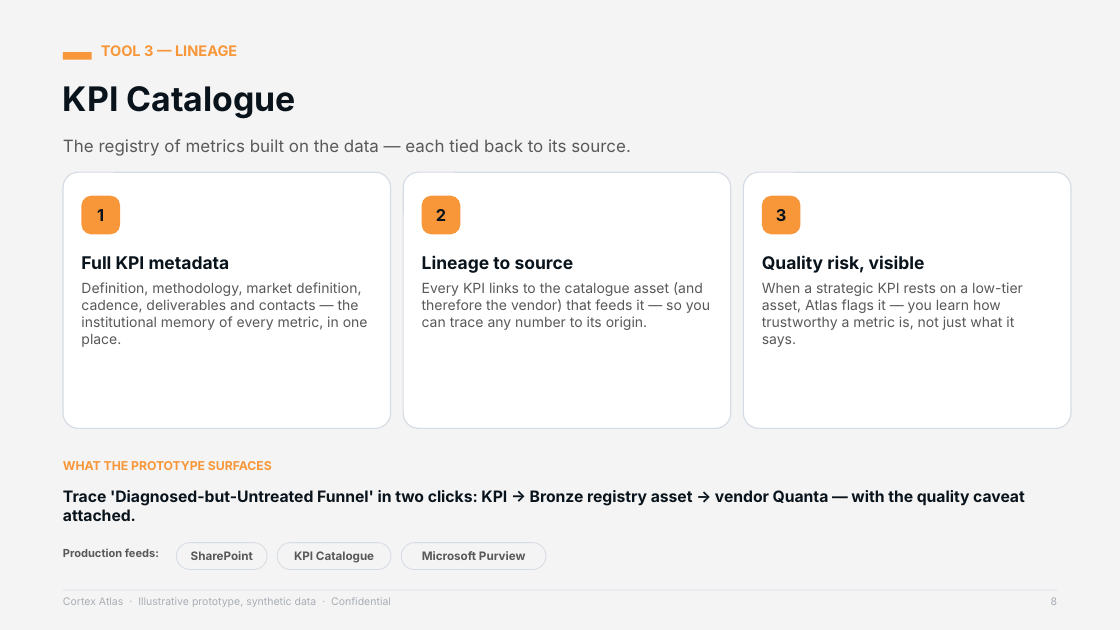
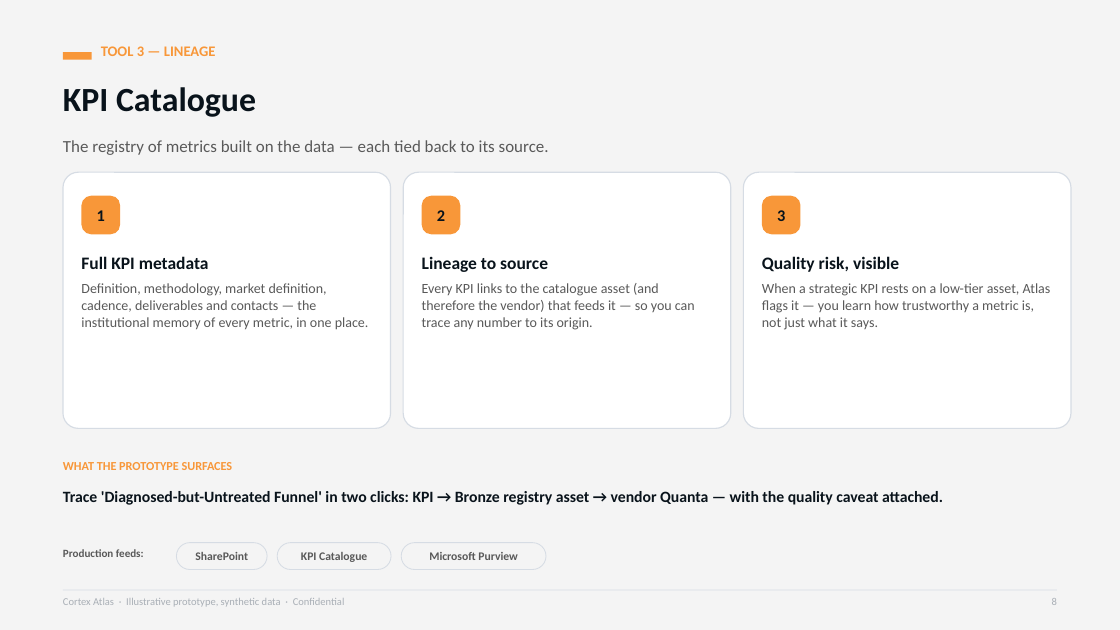
Before and after one commit to dusrty8/datasharing, a slide deck: slide 12 of Cortex-Atlas-Client-Deck.pptx. Drawn at 1120x630 pixels with LibreOffice and Linux fonts; fonts in the diff are those of the drawing. Boxes give left, top, right and bottom in pixels: in the first picture for what was removed or moved away, otherwise in the second. Text is boxed around its words. In the diff, an @@ line names an element or a change of style, - is before the commit and + after.

```diff
--- a/Cortex-Atlas-Client-Deck.pptx
+++ b/Cortex-Atlas-Client-Deck.pptx
@@ font Inter to Calibri in 16 elements at [101, 46, 216, 56], [63, 87, 256, 117], [63, 140, 549, 155], [97, 210, 105, 221], [81, 256, 369, 329], [437, 210, 445, 221], [422, 257, 695, 330], [777, 210, 785, 221], [762, 256, 1051, 330], [63, 462, 233, 470], [63, 491, 943, 505], [63, 549, 144, 557], [195, 552, 248, 560], [301, 552, 367, 562], [429, 552, 518, 560], [63, 598, 345, 606] @@
```
Also in this commit, not shown: 22 other slides changed, 5 other files.
